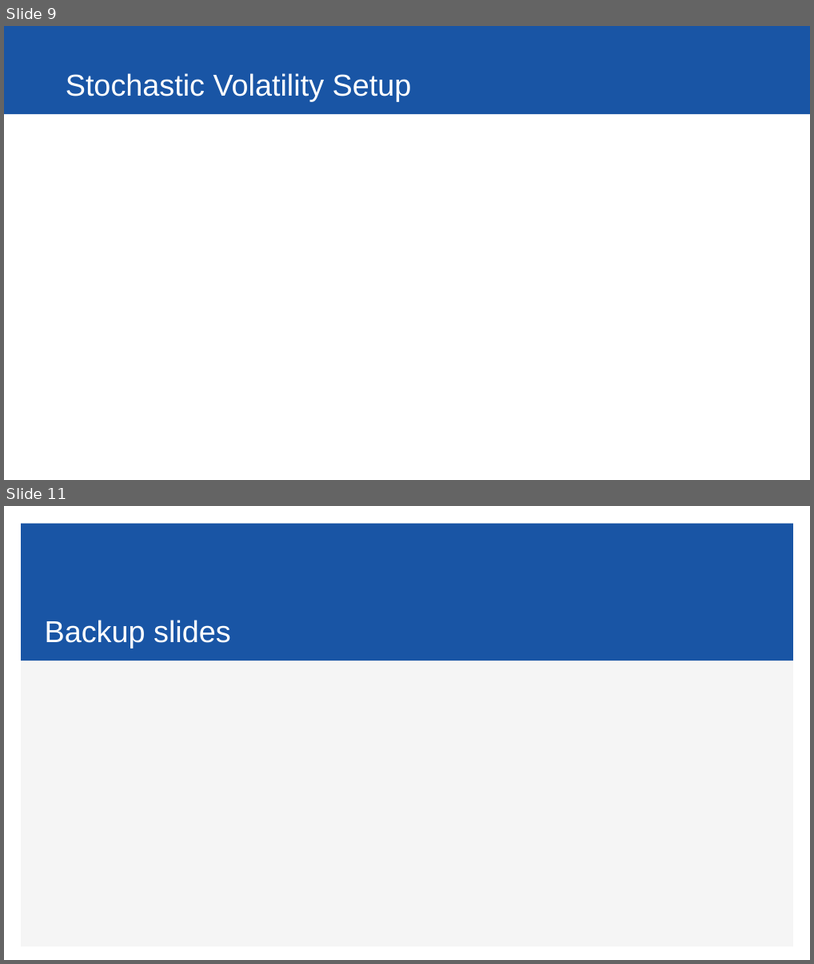
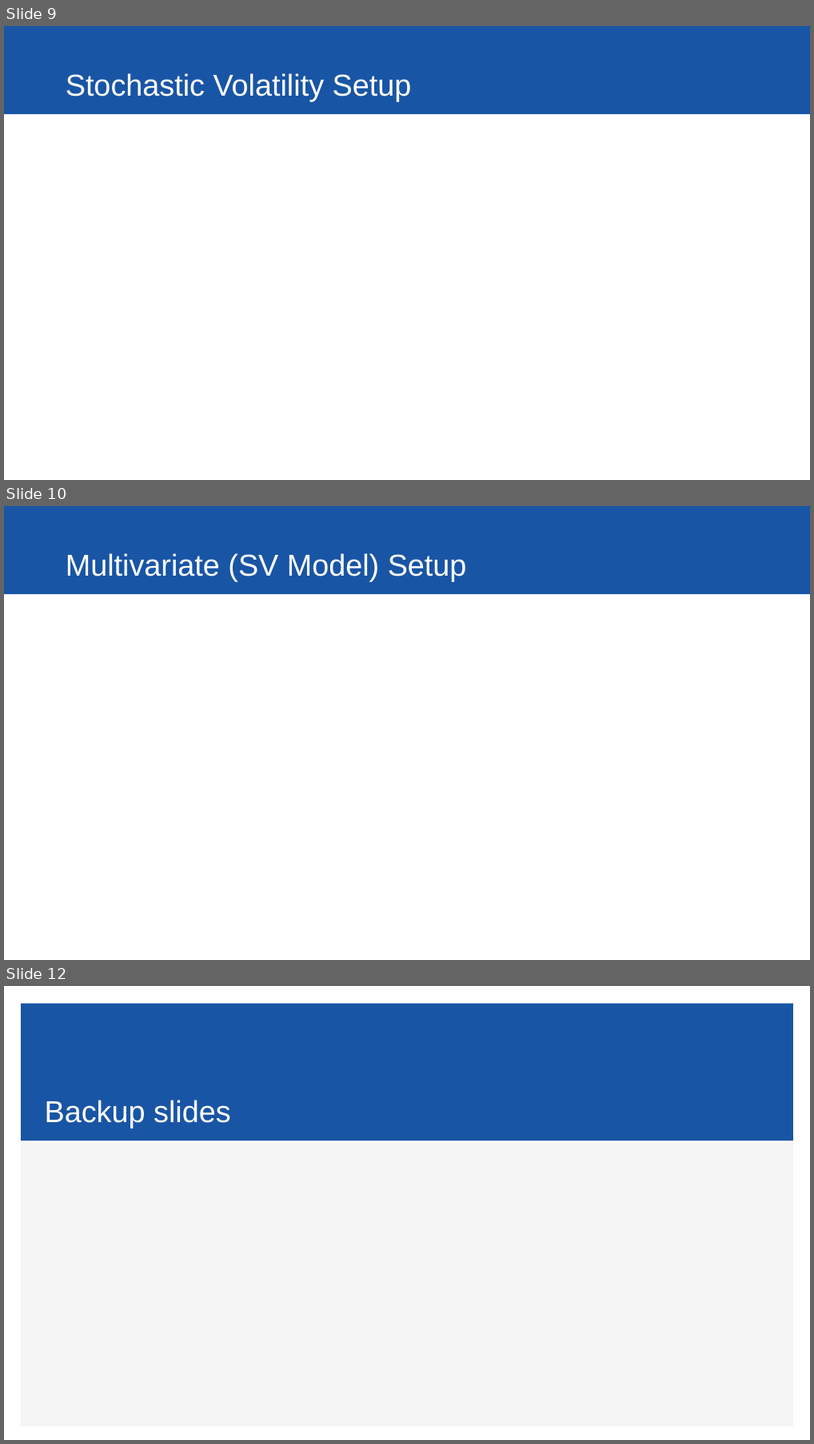
Before and after one commit to ybryan/stat685_distracted_driving, a slide deck: src/presentation/final_presentation.pptx. Shown one above the other, each under a label of ours: slides 9 and 11 before the commit, slides 9, 10 and 12 after it; the slides between them are not shown. The pictures are 814x964 and 814x1444 pixels, drawn with LibreOffice and Linux fonts; fonts in the diff are those of the drawing. Boxes give left, top, right and bottom in pixels: in the first picture for what was removed or moved away, otherwise in the second. Text is boxed around its words. In the diff, an @@ line names an element or a change of style, - is before the commit and + after.

```diff
--- a/src/presentation/final_presentation.pptx
+++ b/src/presentation/final_presentation.pptx
@@ slide 10 added at (4, 506, 810, 960), background #FFFFFF; not listed: 1 template element that a slide beside it also shows @@
@@ title added at (66, 553, 467, 582), 36 pt, text #FFFFFF @@
+Multivariate (SV Model) Setup
@@ what was slide 11 is now slide 12 @@
```
Also in this commit, not shown: 2 slides changed, 1 other slide added, 1 slide removed, 1 other file.
